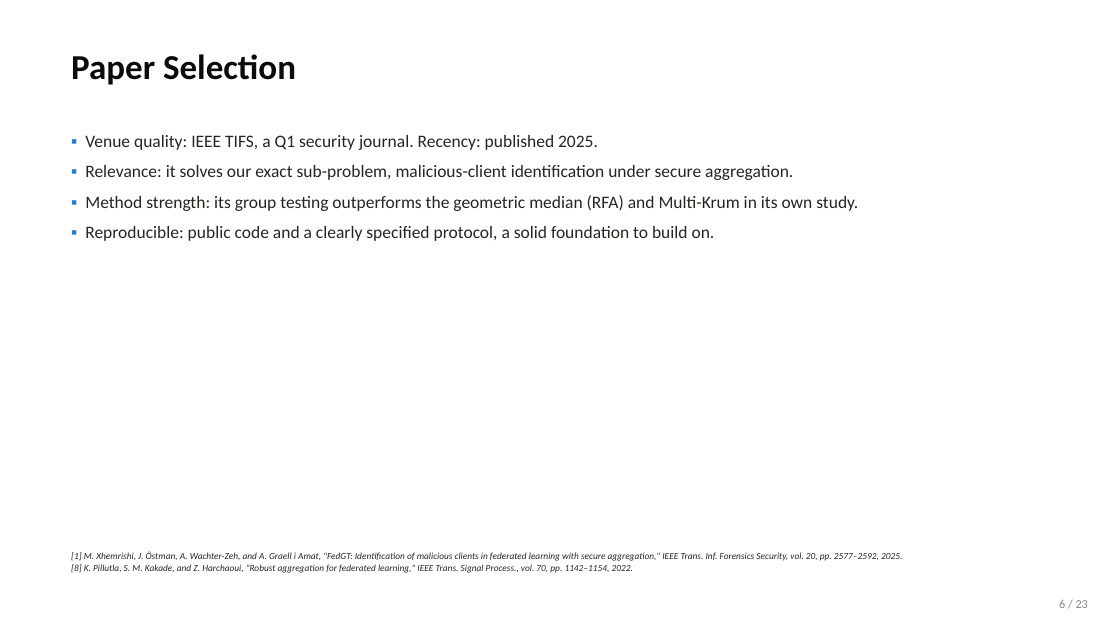
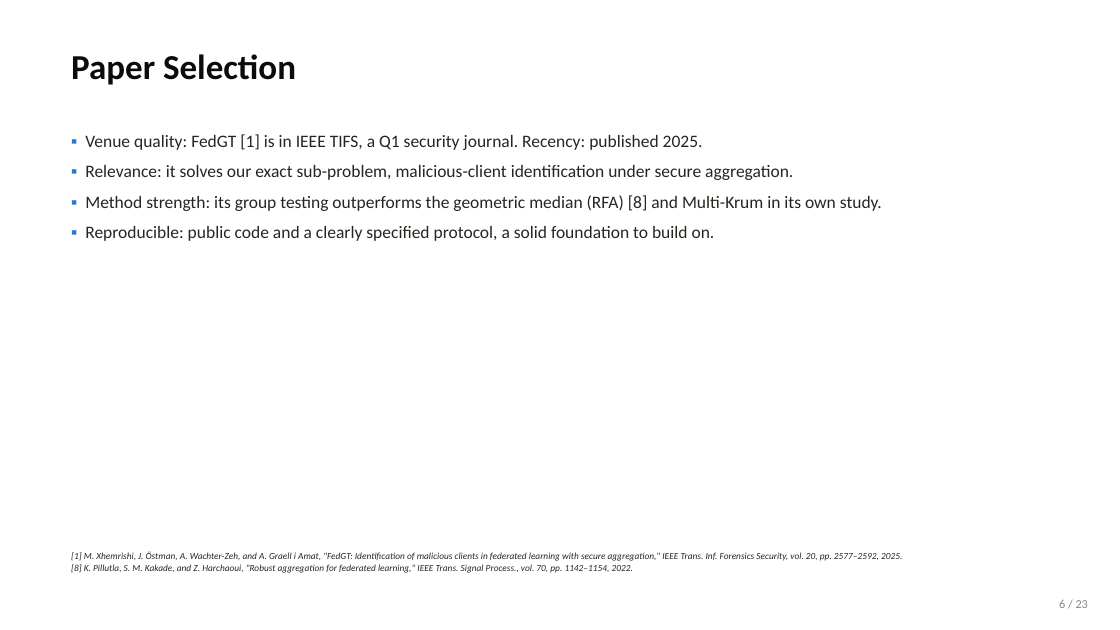
Before and after one commit to wshuv-o/cb-safe-draft, a slide deck: slide 7 of paper/cbsafe_deck.pptx. Drawn at 1120x630 pixels with LibreOffice and Linux fonts; fonts in the diff are those of the drawing. Boxes give left, top, right and bottom in pixels: in the first picture for what was removed or moved away, otherwise in the second. Text is boxed around its words. In the diff, an @@ line names an element or a change of style, - is before the commit and + after.

```diff
--- a/paper/cbsafe_deck.pptx
+++ b/paper/cbsafe_deck.pptx
@@ text at [85, 134, 703, 150]: text changed @@
-▪ Venue quality: IEEE TIFS, a Q1 security journal. Recency: published 2025.
+▪ Venue quality: FedGT [1] is in IEEE TIFS, a Q1 security journal. Recency: published 2025.
@@ text at [85, 195, 882, 211]: text changed @@
-▪ Method strength: its group testing outperforms the geometric median (RFA) and Multi-Krum in its own study.
+▪ Method strength: its group testing outperforms the geometric median (RFA) [8] and Multi-Krum in its own study.
```
Also in this commit, not shown: 21 other slides changed, 23 other files.
